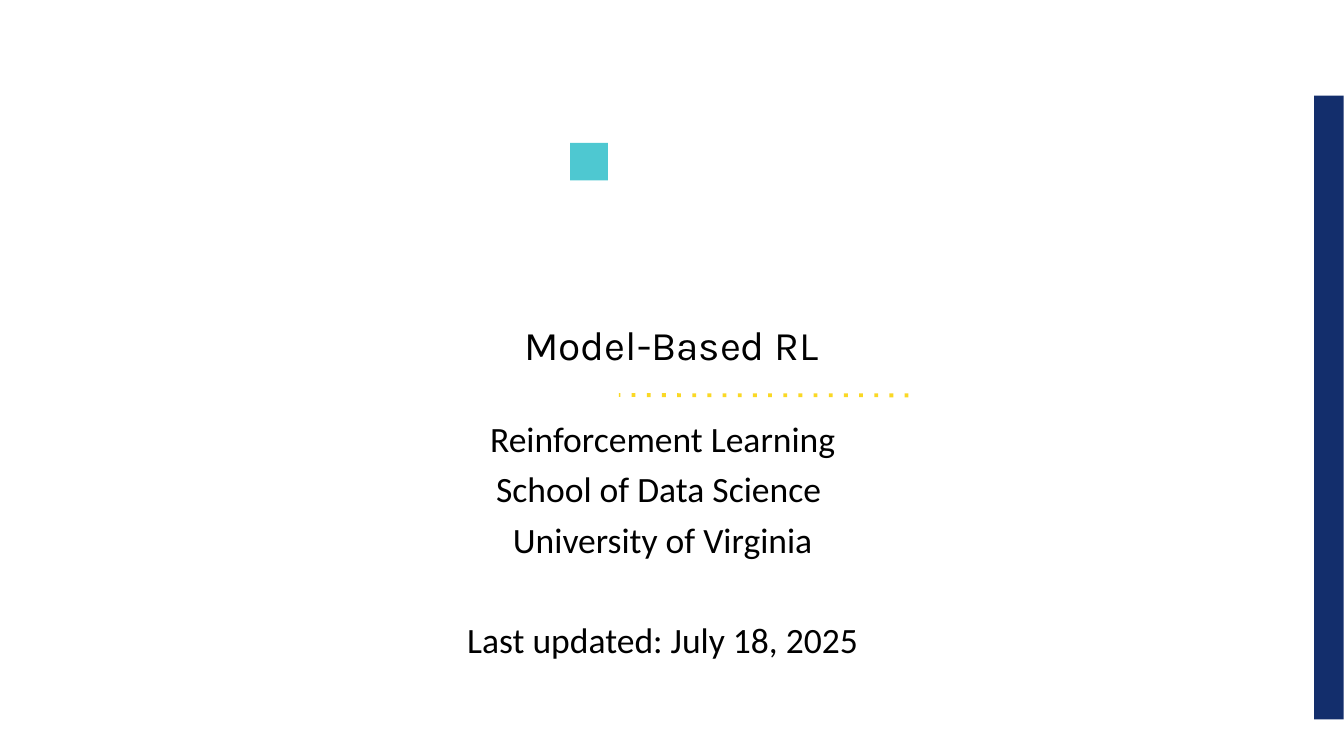
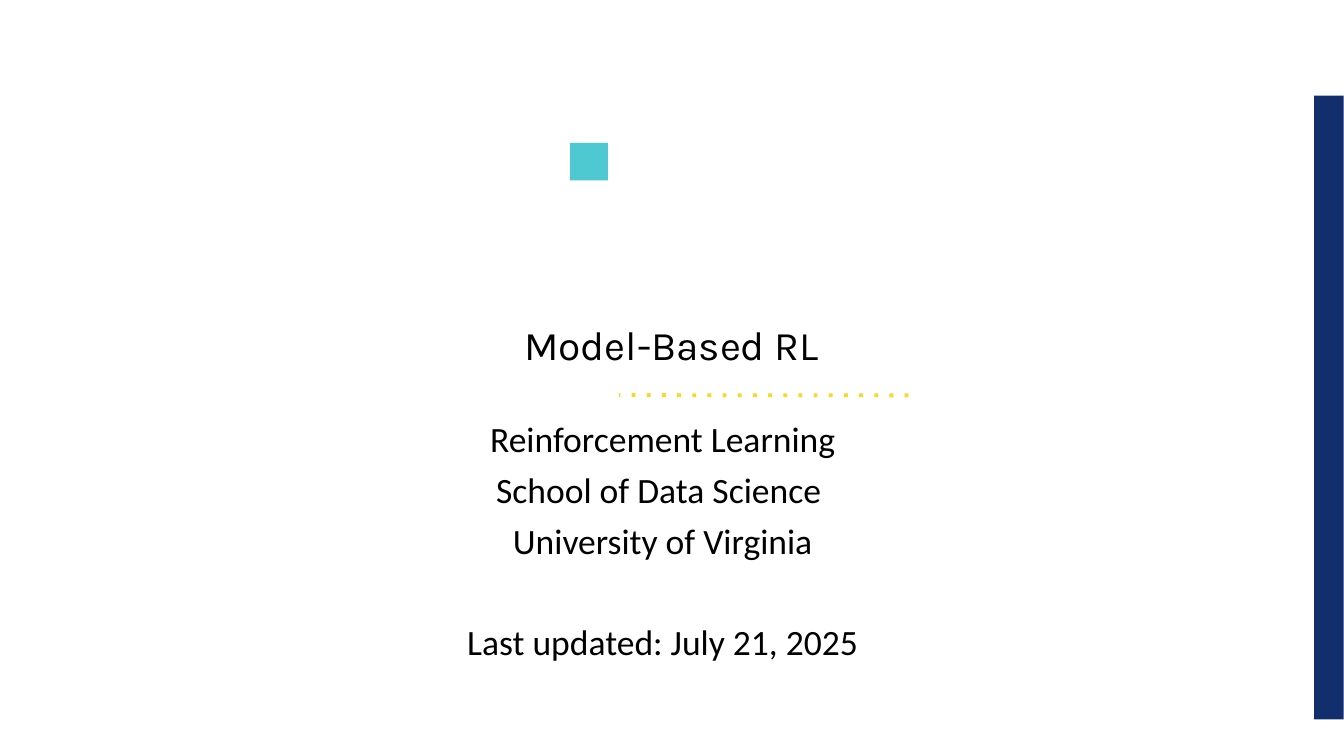
Before and after one commit to jackburke12/applied_reinforcement_learning, a slide deck: slide 1 of 10_model_based_rl/model_based_rl.ppt. Drawn at 1344x756 pixels with LibreOffice and Linux fonts; fonts in the diff are those of the drawing; background and template pictures are left out. Boxes give left, top, right and bottom in pixels: in the first picture for what was removed or moved away, otherwise in the second. Text is boxed around its words. In the diff, an @@ line names an element or a change of style, - is before the commit and + after.

Commit message:
added to model based rl slides

```diff
--- a/10_model_based_rl/model_based_rl.ppt
+++ b/10_model_based_rl/model_based_rl.ppt
@@ text at [467, 630, 858, 661]: text changed @@
-Last updated: July 18, 2025
+Last updated: July 21, 2025
```
Also in this commit, not shown: 4 other slides changed, 4 slides added, 1 other file.
